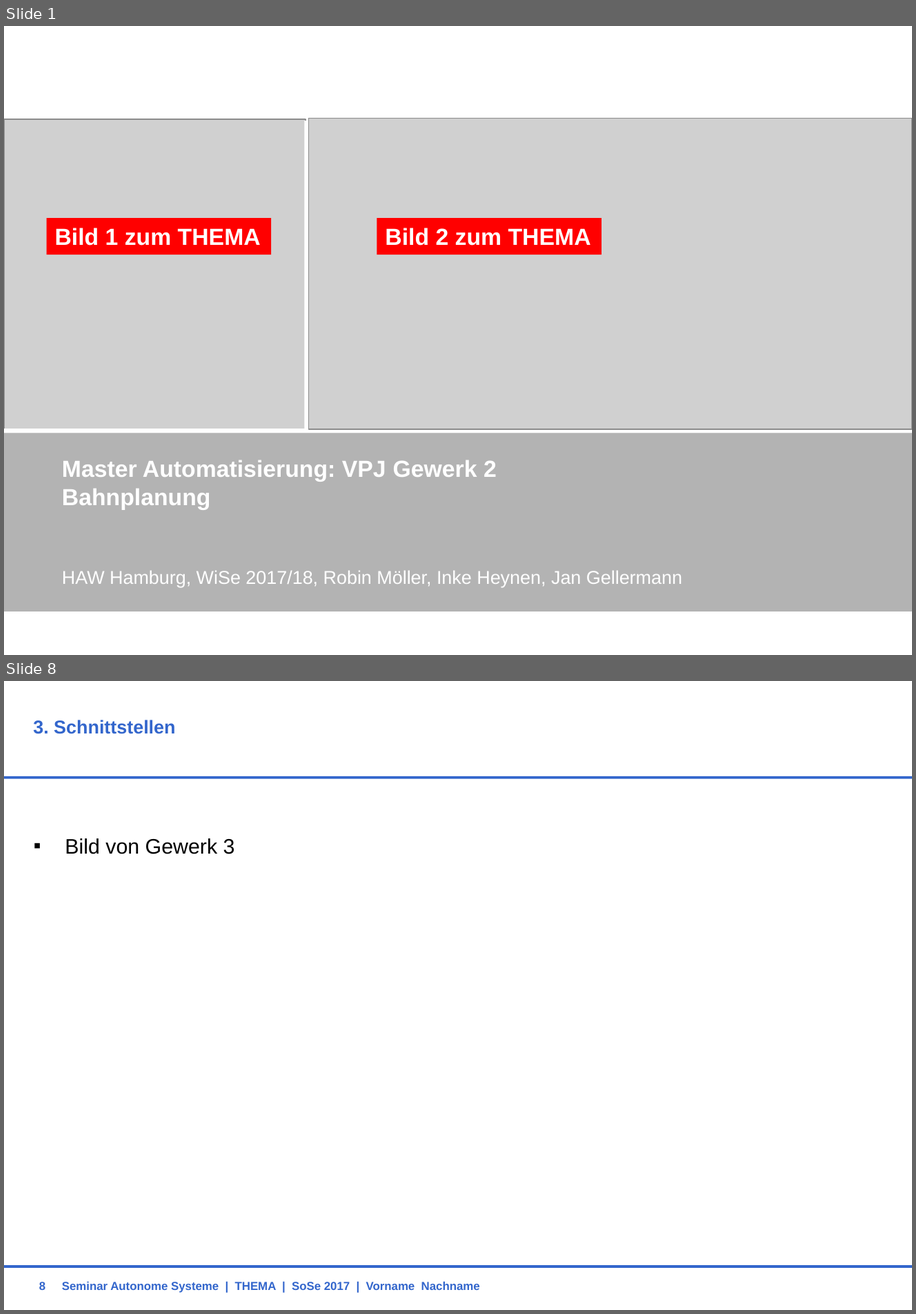
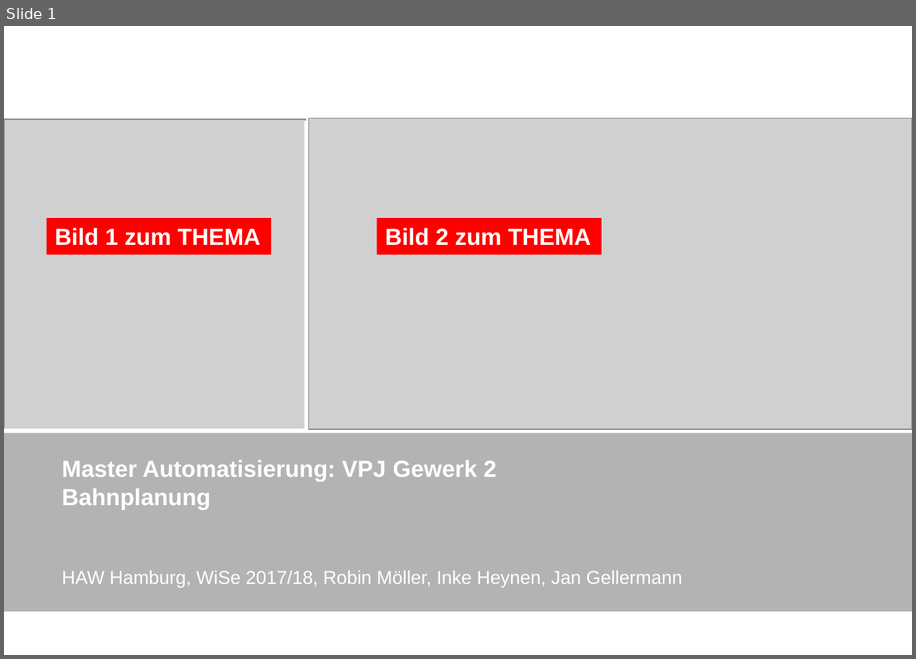
Before and after one commit to RobinMoeller/VPJ-Gewerk-2, a slide deck: Präsi_Konzept.pptx. Shown one above the other, each under a label of ours: slides 1 and 8 before the commit, slide 1 after it; the slides between them are not shown. The pictures are 916x1314 and 916x659 pixels, drawn with LibreOffice and Linux fonts; fonts in the diff are those of the drawing; grey boxes stand for pictures; background and template pictures are left out. Boxes give left, top, right and bottom in pixels: in the first picture for what was removed or moved away, otherwise in the second. Text is boxed around its words. In the diff, an @@ line names an element or a change of style, - is before the commit and + after.

```diff
--- a/Präsi_Konzept.pptx
+++ b/Präsi_Konzept.pptx
@@ slide 8 removed at bbox=[4, 681, 912, 1310], background #FFFFFF @@
@@ title removed at bbox=[33, 720, 175, 734] @@
-3. Schnittstellen
@@ line removed from (4, 778) to (912, 778) @@
@@ text removed at bbox=[65, 838, 235, 854] @@
-  ▪ Bild von Gewerk 3
@@ line removed from (4, 1266) to (912, 1266) @@
@@ text removed at bbox=[62, 1281, 480, 1292] @@
-Seminar Autonome Systeme | THEMA | SoSe 2017 | Vorname Nachname
@@ page number removed at bbox=[39, 1281, 45, 1290] @@
-8
```
Also in this commit, not shown: 3 slides changed, 6 slides added, 4 other slides removed.
